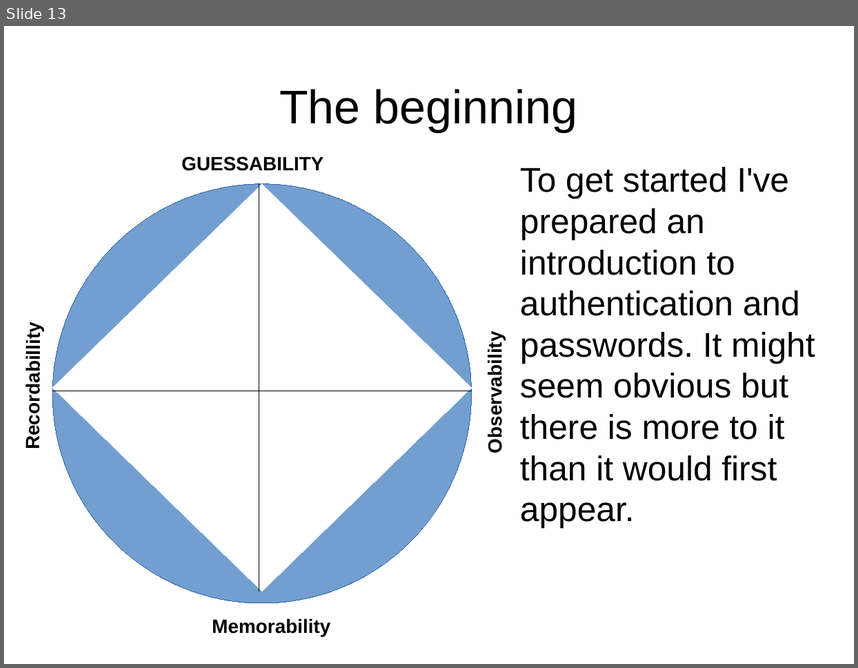
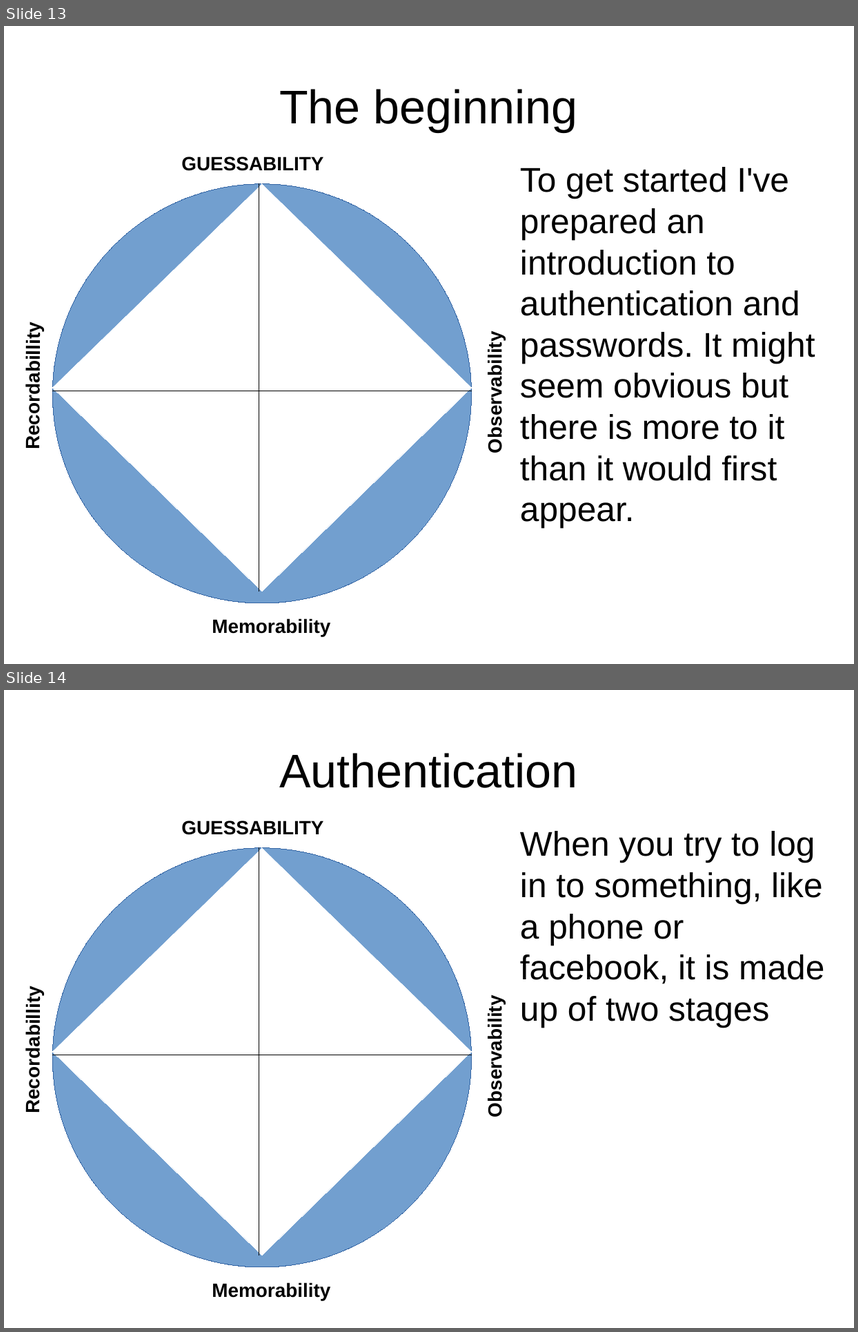
Before and after one commit to EuanCockburn/HCSpasswordgroup, a slide deck: 'Story board'.odp. Shown one above the other, each under a label of ours: slide 13 before the commit, slides 13 and 14 after it. The pictures are 858x668 and 858x1332 pixels, drawn with LibreOffice and Linux fonts; fonts in the diff are those of the drawing. Boxes give left, top, right and bottom in pixels: in the first picture for what was removed or moved away, otherwise in the second. Text is boxed around its words. In the diff, an @@ line names an element or a change of style, - is before the commit and + after.

```diff
--- a/'Story board'.odp
+++ b/'Story board'.odp
@@ slide 14 added at [4,690,854,1328], background #FFFFFF @@
@@ title added at [279,753,577,788], 44 pt, text #000000 @@
+Authentication
@@ text added at [520,831,824,1027], 32 pt, text #000000 @@
+When you try to log in to something, like a phone or facebook, it is made up of two stages
@@ group added at [22,820,506,1267]: 3 texts, 2 lines, 1 ellipse, 1 diamond @@
+GUESSABILITY
+Recordabillity
+Observability
@@ text added at [212,1282,330,1301], 18 pt, text #000000, bold @@
+Memorability
```
Also in this commit, not shown: 1 other slide added, 3 other files.
